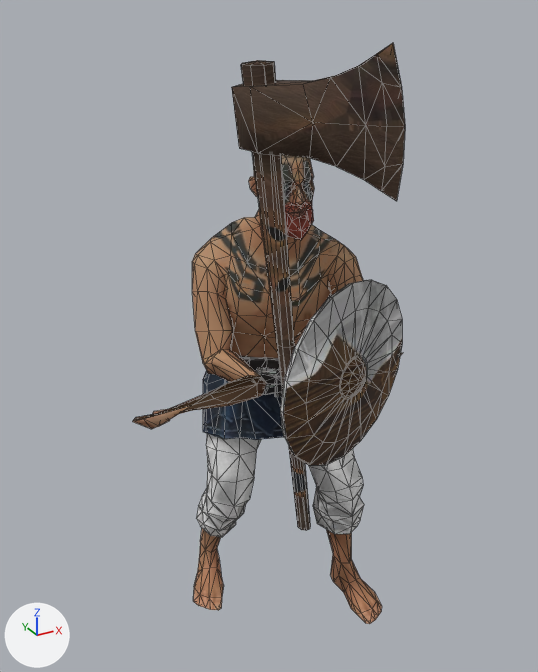
Two versions of the glTF model public/assets/unit-models/14-berserk.glb, one commit apart.
One viewpoint serves both versions: a 50 mm lens placed at (-1.23, -2.28, 2.31), pointed at (-0.07, -0.17, 1.25). Arrows for +X, +Y and +Z are at lower left; the lights stay in place. The picture after the commit comes second. Mesh edges are drawn as thin lines. Vertices at exactly the same position are counted once.
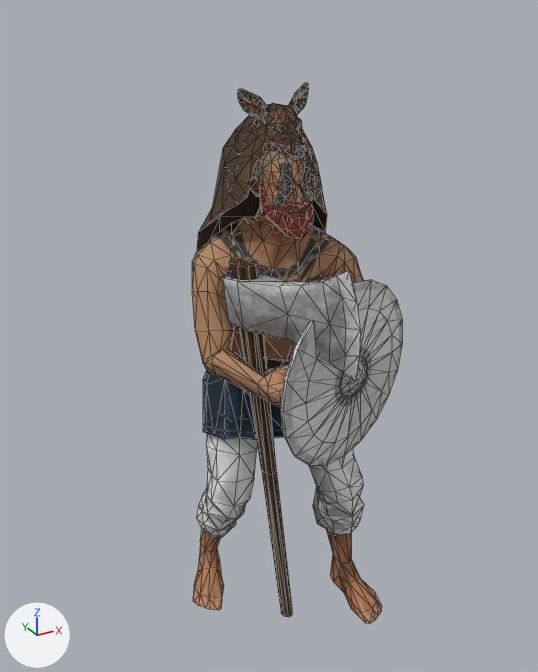
What differs and where, as boxes [x1, y1, x2, y2] in the pictures (538 x 672 px; the box of a moved part takes in the faces that stretch with it):
```json
{"object": "Mesh_0", "change": "reshaped", "before": [133, 43, 405, 624], "after": [192, 82, 402, 624], "on screen": "23% narrower, 7% shorter"}
{"part": 1, "of": "me_mesh_0", "change": "moved or reshaped", "before": [232, 43, 405, 201], "after": [222, 270, 360, 381]}
{"part": 2, "of": "me_mesh_0", "change": "moved or reshaped", "before": [241, 60, 310, 531], "after": [230, 257, 292, 617]}
{"part": 3, "of": "me_mesh_0", "change": "added", "after": [197, 82, 327, 252]}
{"part": 4, "of": "me_mesh_0", "change": "moved or reshaped", "before": [133, 349, 402, 429], "after": [212, 349, 289, 408]}
{"part": 5, "of": "me_mesh_0", "change": "recoloured", "before": [280, 280, 402, 466], "after": [280, 280, 402, 466]}
```

Scene script edits in JSON lines:
```json
{"op": "add", "block": "img_image_3", "code": ["img_image_3 = load_image('Image_3', '_unpacked/Image_3', 256, 256, 'sRGB')"]}
{"op": "add", "block": "mat_material_3", "code": ["mat_material_3 = principled_material('Material_3')", "mat_material_3.texture = img_image_3", "mat_material_3.metallic = 0.05", "mat_material_3.roughness = 0.85"]}
{"block": "me_mesh_0", "where": "# used by ob_mesh_0; location = (0.0, 0.0, 0.0)"}
{"op": "remove", "block": "me_mesh_0", "code": "me_mesh_0.from_pydata(...)  # 1098 vertices, 2079 faces; spans x -0.57..0.57, y -0.86..0.23, z 0.02..2.24"}
{"op": "add", "block": "me_mesh_0", "code": "me_mesh_0.from_pydata(...)  # 1338 vertices, 2527 faces; spans x -0.33..0.4, y -0.66..0.3, z -0.01..2.09"}
{"block": "me_mesh_0", "change": "me_mesh_0 part 1: the loose piece of 44 vertices spanning x -0.32..-0.07, y -0.86..-0.39, z 1.87..2.24 is moved by (0.05, 0.2, -0.6), in mat_material_2 (picture img_image_2)"}
{"block": "me_mesh_0", "change": "me_mesh_0 part 2: the loose piece of 26 vertices spanning x -0.3..-0.04, y -0.51..-0.4, z 0.59..2.18 is moved by (0.05, 0.2, -0.6), in mat_material_2 (picture img_image_2)"}
{"block": "me_mesh_0", "change": "me_mesh_0 part 3: a new loose piece of 240 vertices spanning x -0.22..0.24, y -0.34..0.3, z 0.94..2.09, in mat_material_1 (picture img_image_1)"}
{"block": "me_mesh_0", "change": "me_mesh_0 part 4"}
{"block": "me_mesh_0", "change": "15 vertices are removed from x 0.45..0.57, y -0.18..-0.06, z 0.97..1.05"}
{"block": "me_mesh_0", "change": "36 faces are deleted"}
{"block": "me_mesh_0", "change": "3 vertices in x -0.21..-0.17, y -0.35..-0.34, z 1.13..1.17 move by (0.01, -0.01, 0.0)"}
{"block": "me_mesh_0", "change": "32 vertices move from x -0.57..0.18, y -0.36..-0.06, z 0.97..1.21 to x -0.22..-0.06, y -0.49..-0.36, z 1.06..1.27"}
{"block": "me_mesh_0", "change": "15 vertices are added at x -0.15..-0.09, y -0.5..-0.38, z 1.05..1.2"}
{"block": "me_mesh_0", "change": "36 new faces join them, mat_material_0 (picture img_image_0)"}
{"block": "me_mesh_0", "change": "me_mesh_0 part 5: 240 faces spanning x -0.22..0.4, y -0.55..-0.32, z 0.85..1.51 switch from mat_material_2 (picture img_image_2) to mat_material_3 (picture img_image_3)"}
```
